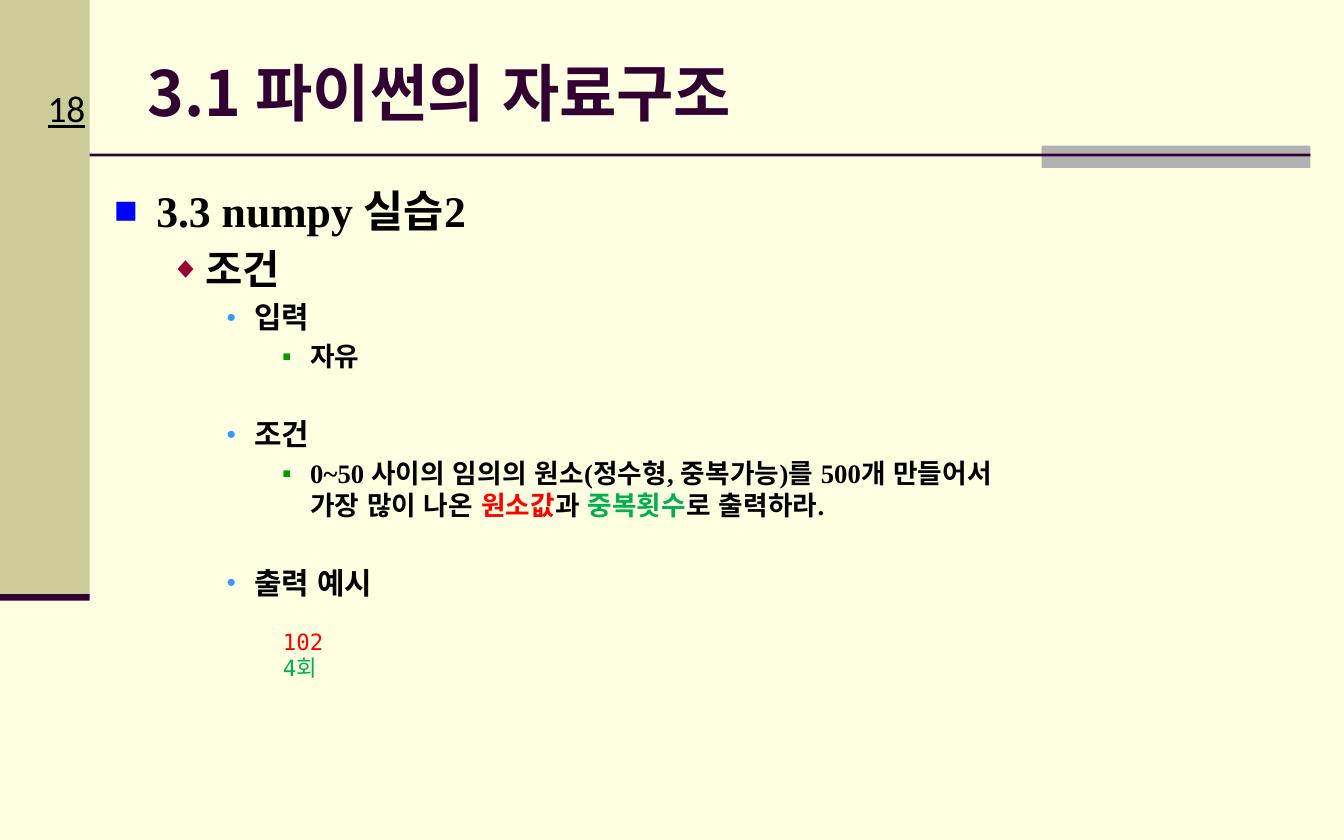
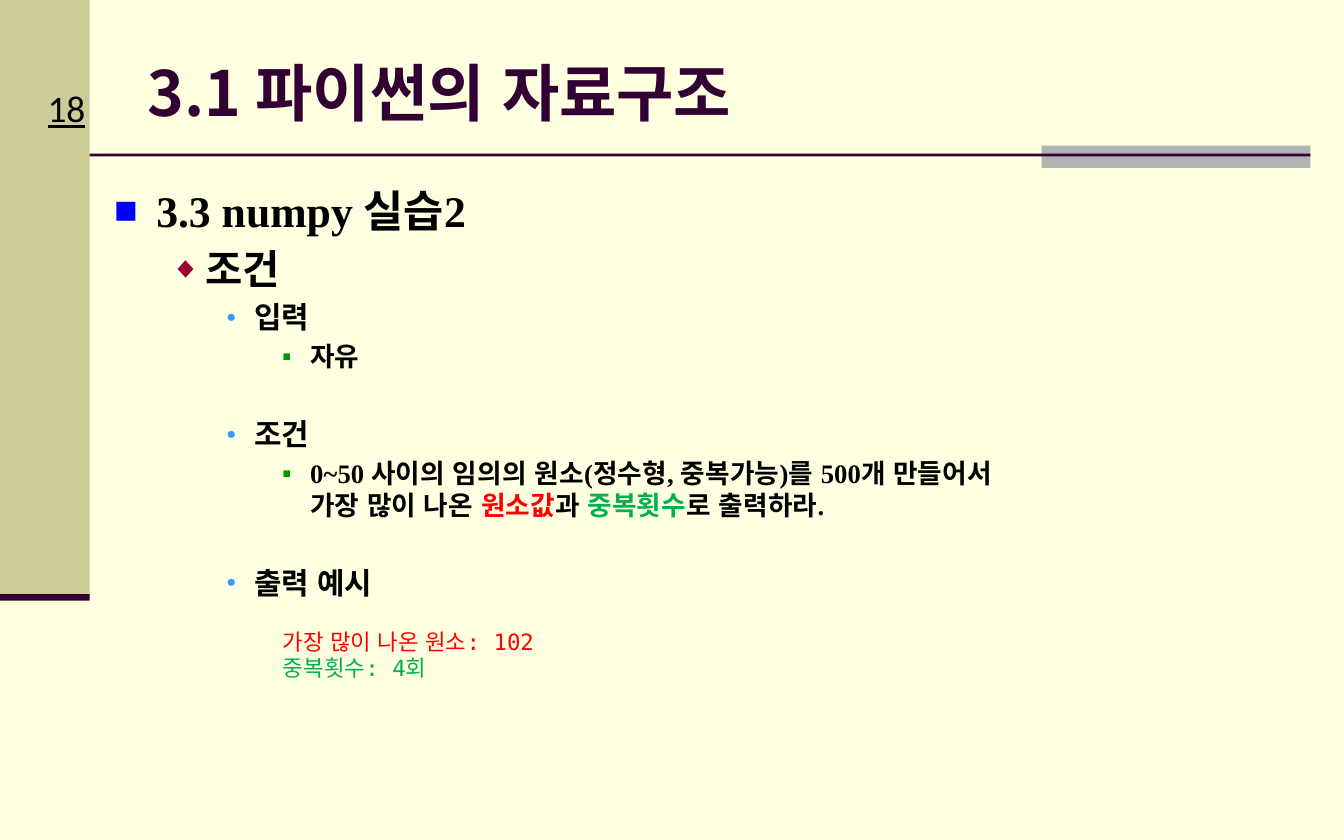
Before and after one commit to Hitbee-dev/OpenCV-Python, a slide deck: slide 18 of 2022-09-20/documents/CH_03_파이썬 기초_실습2.pptx. Drawn at 1344x840 pixels with LibreOffice and Linux fonts; fonts in the diff are those of the drawing; background and template pictures are left out. Boxes give left, top, right and bottom in pixels: in the first picture for what was removed or moved away, otherwise in the second. Text is boxed around its words. In the diff, an @@ line names an element or a change of style, - is before the commit and + after.

```diff
--- a/2022-09-20/documents/CH_03_파이썬 기초_실습2.pptx
+++ b/2022-09-20/documents/CH_03_파이썬 기초_실습2.pptx
@@ text at bbox=[283, 631, 534, 678]: text changed @@
-102
-4회
+가장 많이 나온 원소: 102
+중복횟수: 4회
```
Also in this commit, not shown: 1 other slide changed, 1 other file.
